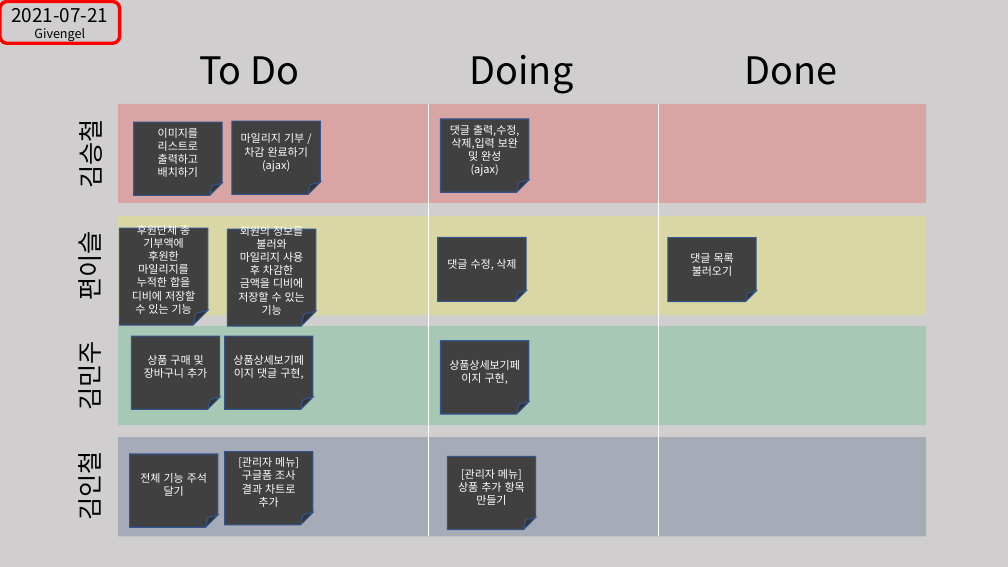
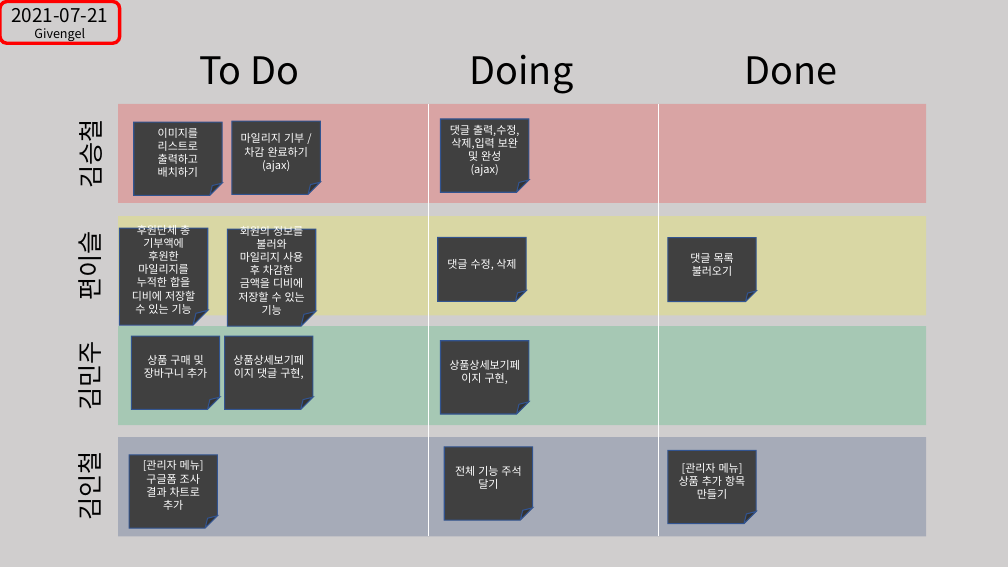
Before and after one commit to GIVENGEL/GivEngel-Project, a slide deck: slide 3 of 칸반보드.pptx. Drawn at 1008x567 pixels with LibreOffice and Linux fonts; fonts in the diff are those of the drawing. Boxes give left, top, right and bottom in pixels: in the first picture for what was removed or moved away, otherwise in the second. Text is boxed around its words. In the diff, an @@ line names an element or a change of style, - is before the commit and + after.

```diff
--- a/칸반보드.pptx
+++ b/칸반보드.pptx
@@ folded corner "전체 기능 주석 달기": place and size @@
-folded corner "전체 기능 주석 달기" at <box>129,454,218,528</box>
+folded corner "전체 기능 주석 달기" at <box>445,447,533,520</box>
@@ folded corner "[관리자 메뉴]": place and size @@
-folded corner "[관리자 메뉴]" at <box>225,451,313,525</box>
+folded corner "[관리자 메뉴]" at <box>129,455,218,529</box>
@@ folded corner "[관리자 메뉴]": place and size @@
-folded corner "[관리자 메뉴]" at <box>448,457,536,530</box>
+folded corner "[관리자 메뉴]" at <box>668,451,756,524</box>
```
Also in this commit, not shown: 24 other files.
